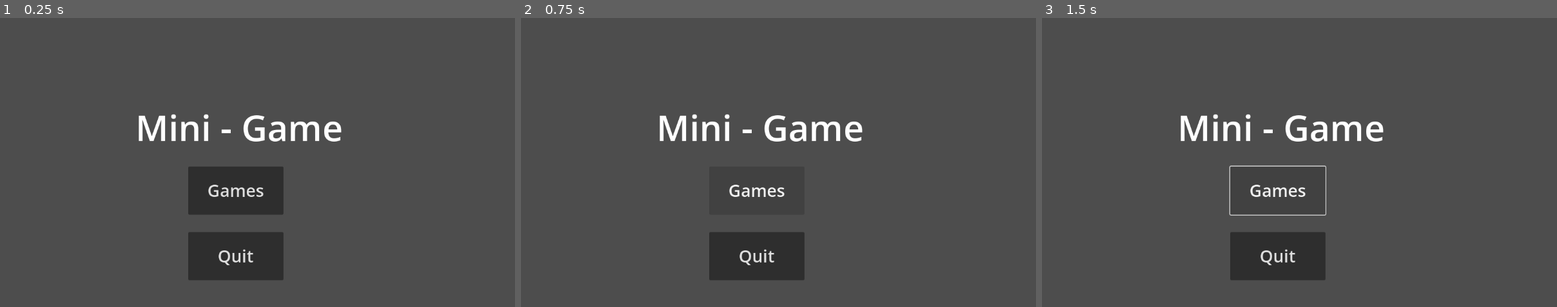
Above: before the commit, frames 1-3 (left to right).
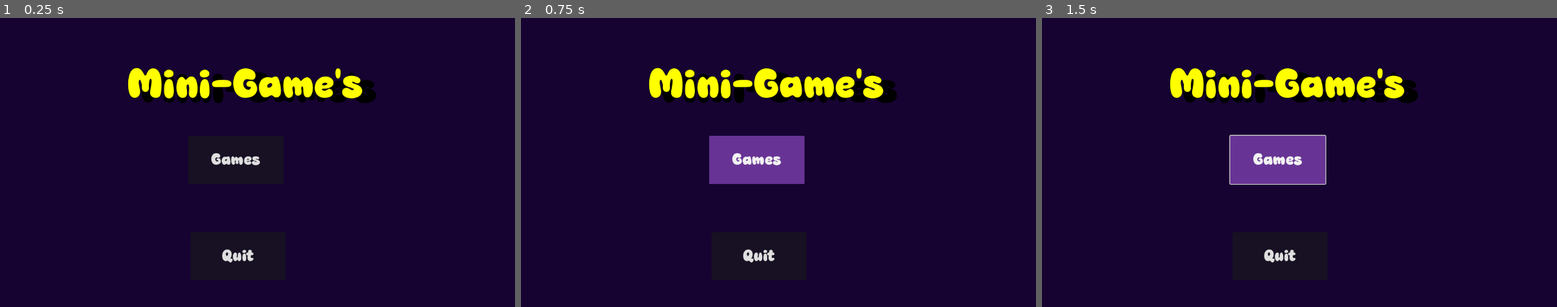
Above: after the commit, the same moments.

Repository: speed987185/Mini-Game-Hub
Game: Godot game, scene res://scenes/main_menu.tscn
Same seed, same stepped clock (60 frames per second), same inputs: the game is played once before the commit and once after it. Before the commit the project has no main scene; this scene is started directly in both runs.
Inputs:
- Up to frame 1 (0.25 s): no input
- Up to frame 2 (0.75 s): click "Games" at 0.5 s
- Up to frame 3 (1.5 s): tap Enter at 1.25 s; hold Right from 1.28 s (still down); tap Alt at 1.35 s

The runs differ from the first frame. In frame 1, 100% of the frame differs, in the area x 0-100%, y 0-100%; in frame 2, 100%; in frame 3, 100%.
Error after the commit: Parse Error: Assignment is not allowed inside an expression. (res://scripts/main_menu.gd:18)

Commit message:
added a game menu where you choose which game to play

Diff:
--- a/project.godot
+++ b/project.godot
@@ -11,12 +11,17 @@
 [application]
 
 config/name="MiniGameHub"
+run/main_scene="uid://b4lwc8xxi0f05"
 config/features=PackedStringArray("4.6", "GL Compatibility")
 config/icon="res://icon.svg"
 
 [editor_plugins]
 
 enabled=PackedStringArray("res://addons/godot_super-wakatime/plugin.cfg")
+
+[gui]
+
+theme/custom_font="uid://naj6o0p525dd"
 
 [physics]
 
--- /dev/null
+++ b/scenes/fade_transitions.tscn
@@ -0,0 +1,61 @@
+[gd_scene format=3 uid="uid://bnyayn2xy7jtl"]
+
+[sub_resource type="Animation" id="Animation_ms042"]
+length = 0.001
+tracks/0/type = "value"
+tracks/0/imported = false
+tracks/0/enabled = true
+tracks/0/path = NodePath(".:color")
+tracks/0/interp = 1
+tracks/0/loop_wrap = true
+tracks/0/keys = {
+"times": PackedFloat32Array(0),
+"transitions": PackedFloat32Array(1),
+"update": 0,
+"values": [Color(0, 0, 0, 0)]
+}
+
+[sub_resource type="Animation" id="Animation_sjwh2"]
+resource_name = "fade_in"
+tracks/0/type = "value"
+tracks/0/imported = false
+tracks/0/enabled = true
+tracks/0/path = NodePath(".:color")
+tracks/0/interp = 1
+tracks/0/loop_wrap = true
+tracks/0/keys = {
+"times": PackedFloat32Array(0, 1),
+"transitions": PackedFloat32Array(1, 1),
+"update": 0,
+"values": [Color(0, 0, 0, 0), Color(0, 0, 0, 1)]
+}
+
+[sub_resource type="Animation" id="Animation_bj6h4"]
+resource_name = "fade_out"
+tracks/0/type = "value"
+tracks/0/imported = false
+tracks/0/enabled = true
+tracks/0/path = NodePath(".:color")
+tracks/0/interp = 1
+tracks/0/loop_wrap = true
+tracks/0/keys = {
+"times": PackedFloat32Array(0, 1),
+"transitions": PackedFloat32Array(1, 1),
+"update": 0,
+"values": [Color(0, 0, 0, 1), Color(0, 0, 0, 0)]
+}
+
+[sub_resource type="AnimationLibrary" id="AnimationLibrary_q765b"]
+_data = {
+&"RESET": SubResource("Animation_ms042"),
+&"fade_in": SubResource("Animation_sjwh2"),
+&"fade_out": SubResource("Animation_bj6h4")
+}
+
+[node name="Fade_transitions" type="ColorRect" unique_id=182935378]
+offset_right = 1157.0
+offset_bottom = 649.0
+color = Color(0, 0, 0, 0)
+
+[node name="AnimationPlayer" type="AnimationPlayer" parent="." unique_id=469606681]
+libraries/ = SubResource("AnimationLibrary_q765b")
--- /dev/null
+++ b/scenes/games.tscn
@@ -0,0 +1,78 @@
+[gd_scene format=3 uid="uid://b4lwc8xxi0f05"]
+
+[ext_resource type="Script" uid="uid://do5y03ovnqgwy" path="res://scripts/games.gd" id="1_umruc"]
+[ext_resource type="PackedScene" uid="uid://bnyayn2xy7jtl" path="res://scenes/fade_transitions.tscn" id="2_gkbpp"]
+
+[sub_resource type="StyleBoxFlat" id="StyleBoxFlat_idr2f"]
+bg_color = Color(0.08627451, 0.011764706, 0.34509805, 1)
+corner_radius_top_left = 80
+corner_radius_top_right = 80
+corner_radius_bottom_right = 80
+corner_radius_bottom_left = 80
+
+[node name="Games" type="Node2D" unique_id=891082317]
+script = ExtResource("1_umruc")
+
+[node name="Panel" type="Panel" parent="." unique_id=653665780]
+offset_right = 1150.0
+offset_bottom = 646.0
+
+[node name="ColorRect" type="ColorRect" parent="Panel" unique_id=1066964352]
+layout_mode = 0
+offset_right = 1153.0
+offset_bottom = 643.0
+color = Color(0.08627451, 0.011764706, 0.19607843, 1)
+
+[node name="Label" type="Label" parent="." unique_id=831702388]
+offset_left = 242.0
+offset_top = 60.0
+offset_right = 847.0
+offset_bottom = 222.0
+theme_override_colors/font_color = Color(1, 1, 0, 1)
+theme_override_colors/font_shadow_color = Color(0, 0, 0, 1)
+theme_override_colors/font_outline_color = Color(0, 0, 0, 1)
+theme_override_font_sizes/font_size = 120
+text = "Game's Hub"
+
+[node name="Back" type="Button" parent="." unique_id=2141029305]
+offset_left = 1007.0
+offset_top = 73.0
+offset_right = 1095.0
+offset_bottom = 163.0
+theme_override_colors/font_color = Color(0.9119526, 0.91354257, 7.70092e-07, 1)
+theme_override_font_sizes/font_size = 60
+text = "↩"
+
+[node name="Game1" type="Button" parent="." unique_id=1690656044]
+offset_left = 73.0
+offset_top = 255.0
+offset_right = 193.0
+offset_bottom = 380.0
+theme_override_colors/font_color = Color(1, 1, 1, 1)
+theme_override_font_sizes/font_size = 28
+theme_override_styles/normal = SubResource("StyleBoxFlat_idr2f")
+text = "Tic-Tac"
+
+[node name="Game2" type="Button" parent="." unique_id=719300888]
+offset_left = 482.0
+offset_top = 259.0
+offset_right = 602.0
+offset_bottom = 384.0
+theme_override_colors/font_color = Color(1, 1, 1, 1)
+theme_override_font_sizes/font_size = 28
+theme_override_styles/normal = SubResource("StyleBoxFlat_idr2f")
+text = "Snakey"
+
+[node name="Game3" type="Button" parent="." unique_id=1361311112]
+offset_left = 821.0
+offset_top = 259.0
+offset_right = 941.0
+offset_bottom = 384.0
+theme_override_colors/font_color = Color(1, 1, 1, 1)
+theme_override_font_sizes/font_size = 28
+theme_override_styles/normal = SubResource("StyleBoxFlat_idr2f")
+text = "Flappy"
+
+[node name="Fade_transitions" parent="." unique_id=182935378 instance=ExtResource("2_gkbpp")]
+
+[connection signal="pressed" from="Back" to="." method="_on_back_pressed"]
--- a/scenes/main_menu.tscn
+++ b/scenes/main_menu.tscn
@@ -1,27 +1,71 @@
 [gd_scene format=3 uid="uid://ljdgquwu565j"]
 
+[ext_resource type="Script" uid="uid://dl1dnfdxi3xv2" path="res://scripts/main_menu.gd" id="1_ekxnf"]
+[ext_resource type="FontFile" uid="uid://naj6o0p525dd" path="res://font/curvy/Super Kidpop.ttf" id="1_l6cm7"]
+[ext_resource type="PackedScene" uid="uid://bnyayn2xy7jtl" path="res://scenes/fade_transitions.tscn" id="3_bqqt6"]
+
+[sub_resource type="StyleBoxFlat" id="StyleBoxFlat_l6cm7"]
+bg_color = Color(0.47058824, 0.24313726, 0.6627451, 0.827451)
+
+[sub_resource type="StyleBoxFlat" id="StyleBoxFlat_ekxnf"]
+bg_color = Color(0.47058824, 0.24313726, 0.6627451, 0.827451)
+
 [node name="MainMenu" type="Node2D" unique_id=672886895]
+script = ExtResource("1_ekxnf")
 
-[node name="Button" type="Button" parent="." unique_id=1650714519]
+[node name="Panel" type="Panel" parent="." unique_id=1853195224]
+offset_right = 1147.0
+offset_bottom = 643.0
+
+[node name="ColorRect" type="ColorRect" parent="Panel" unique_id=2036303950]
+layout_mode = 0
+offset_right = 1152.0
+offset_bottom = 654.0
+color = Color(0.08627451, 0.011764706, 0.19607843, 1)
+
+[node name="Games" type="Button" parent="." unique_id=1650714519]
 offset_left = 421.0
-offset_top = 333.0
+offset_top = 264.0
 offset_right = 634.0
-offset_bottom = 441.0
+offset_bottom = 372.0
 theme_override_font_sizes/font_size = 38
+theme_override_styles/hover = SubResource("StyleBoxFlat_l6cm7")
 text = "Games"
 
-[node name="Button2" type="Button" parent="." unique_id=959398897]
-offset_left = 421.0
+[node name="Quit" type="Button" parent="." unique_id=959398897]
+offset_left = 426.0
 offset_top = 480.0
-offset_right = 634.0
+offset_right = 639.0
 offset_bottom = 588.0
 theme_override_font_sizes/font_size = 38
+theme_override_styles/hover = SubResource("StyleBoxFlat_ekxnf")
 text = "Quit"
 
 [node name="Label" type="Label" parent="." unique_id=714545503]
-offset_left = 303.0
-offset_top = 190.0
-offset_right = 779.0
-offset_bottom = 321.0
-theme_override_font_sizes/font_size = 80
-text = "Mini - Game"
+offset_left = 284.0
+offset_top = 101.0
+offset_right = 811.0
+offset_bottom = 211.0
+theme_override_colors/font_color = Color(1, 1, 0, 1)
+theme_override_colors/font_shadow_color = Color(0, 0, 0, 1)
+theme_override_colors/font_outline_color = Color(0, 0, 0, 0.9529412)
+theme_override_constants/shadow_offset_x = 30
+theme_override_constants/shadow_offset_y = 10
+theme_override_constants/outline_size = 3
+theme_override_constants/shadow_outline_size = 3
+theme_override_fonts/font = ExtResource("1_l6cm7")
+theme_override_font_sizes/font_size = 95
+text = "Mini-Game's"
+
+[node name="Fade_transitions" parent="." unique_id=182935378 instance=ExtResource("3_bqqt6")]
+visible = false
+offset_left = 426.0
+offset_top = 480.0
+offset_right = 1583.0
+offset_bottom = 1129.0
+
+[node name="Fade_timer" type="Timer" parent="Fade_transitions" unique_id=1235158691]
+
+[connection signal="pressed" from="Games" to="." method="_on_games_pressed"]
+[connection signal="pressed" from="Quit" to="." method="_on_quit_pressed"]
+[connection signal="timeout" from="Fade_transitions/Fade_timer" to="." method="_on_fade_timer_timeout"]
--- /dev/null
+++ b/scripts/games.gd
@@ -0,0 +1,7 @@
+extends Node2D
+
+func _ready():
+	$Fade_transition/AnimationPlayer.play("fade_out")
+
+func _on_back_pressed() -> void:
+	get_tree().change_scene_to_file("res://scenes/main_menu.tscn")
--- /dev/null
+++ b/scripts/main_menu.gd
@@ -0,0 +1,19 @@
+extends Node2D
+
+var button_type = null
+
+
+func _on_games_pressed() -> void:
+	button_type = "games"
+	$Fade_transitions.show()
+	$Fade_transitions/Fade_timer.start()
+	$Fade_transitions/AnimationPlayer.play("fade_in")
+
+
+func _on_quit_pressed() -> void:
+	get_tree().quit()
+
+
+func _on_fade_timer_timeout() -> void:
+	if button_type = "games":
+		get_tree().change_scene_to_file("res://scenes/games.tscn")
Binary file added: font/curvy/Super Kidpop.ttf
Not shown, added: font/curvy/Super Kidpop.ttf.import
Not shown, added: scripts/games.gd.uid
Not shown, added: scripts/main_menu.gd.uid
